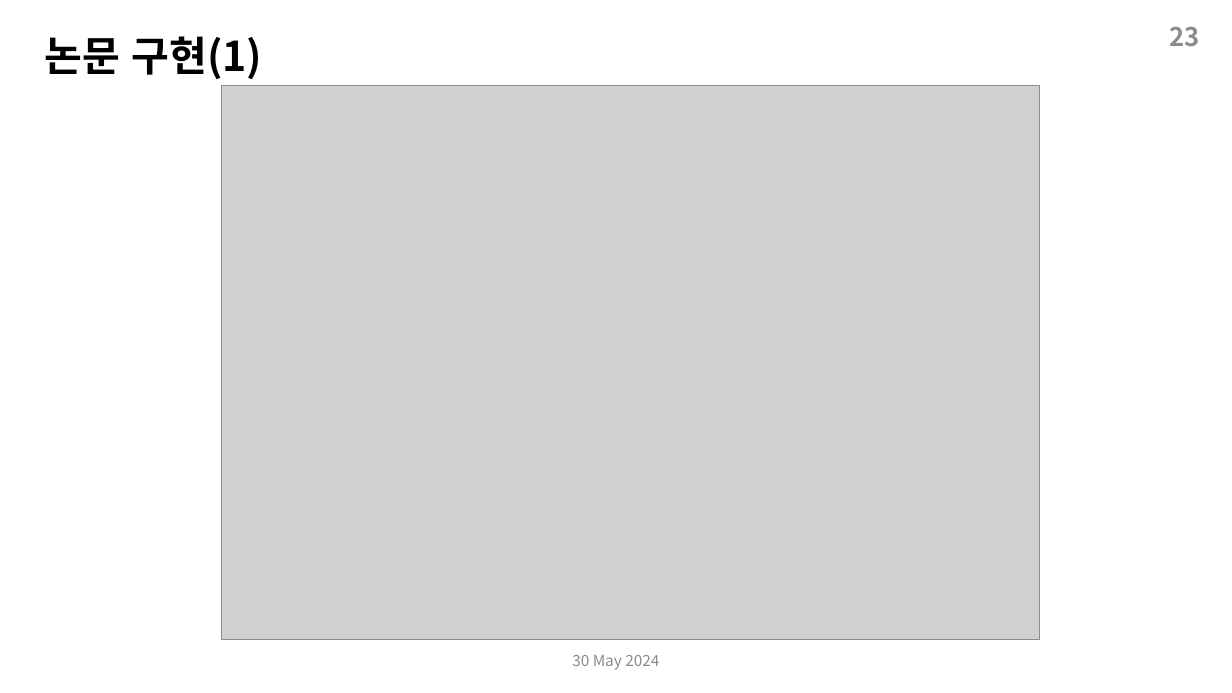
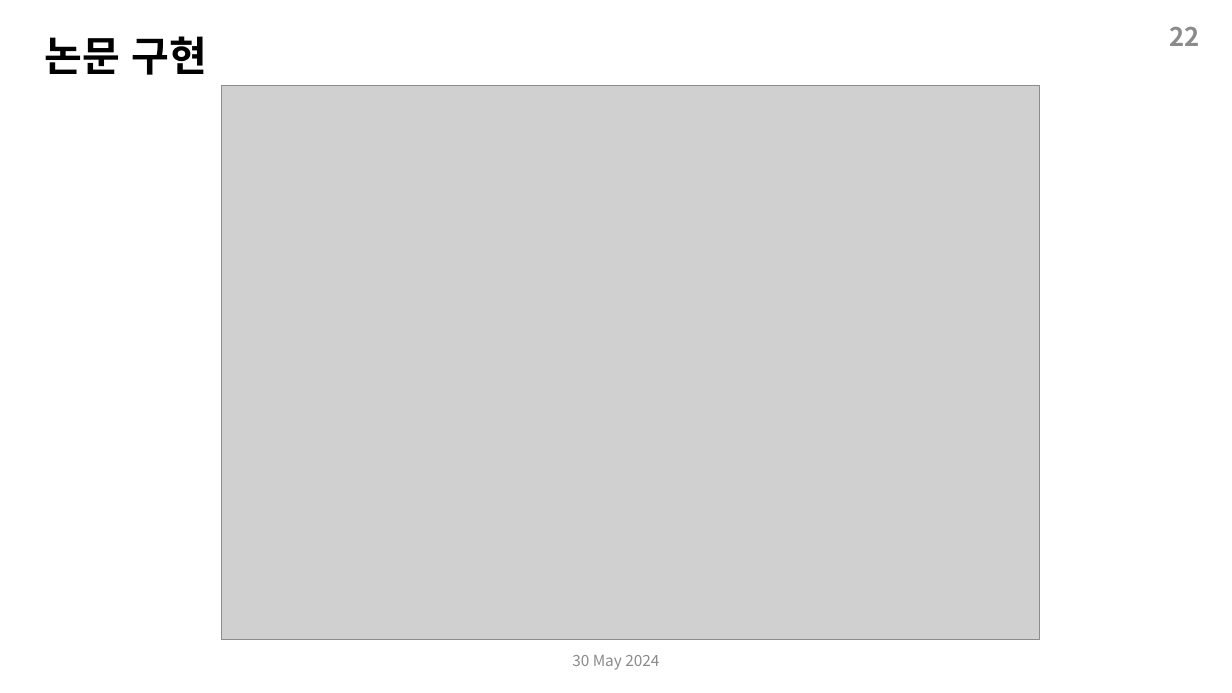
Before and after one commit to sangheonlee97/AI_Paper_Analysis_and_Implementation, a slide deck: slide 22 of ppts/CloseAi_이상헌_GPT.pptx (slide 21 before the commit). Drawn at 1232x693 pixels with LibreOffice and Linux fonts; fonts in the diff are those of the drawing; grey boxes stand for pictures. Boxes give left, top, right and bottom in pixels: in the first picture for what was removed or moved away, otherwise in the second. Text is boxed around its words. In the diff, an @@ line names an element or a change of style, - is before the commit and + after.

```diff
--- a/ppts/CloseAi_이상헌_GPT.pptx
+++ b/ppts/CloseAi_이상헌_GPT.pptx
@@ text at (1169, 27, 1199, 46): text changed @@
-23
+22
@@ text at (44, 36, 207, 75): text changed @@
-논문 구현(1)
+논문 구현
```
Also in this commit, not shown: 7 other slides changed, 1 slide added, 1 other file.
